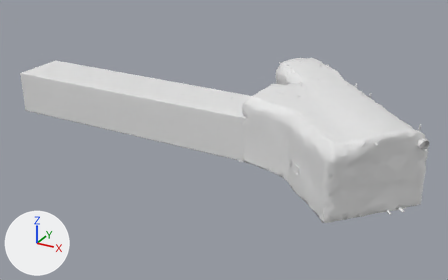
Two versions of the FBX model Assets/_Models/Environment/Refuge Chamber/Refuge Chamber.fbx, one commit apart.
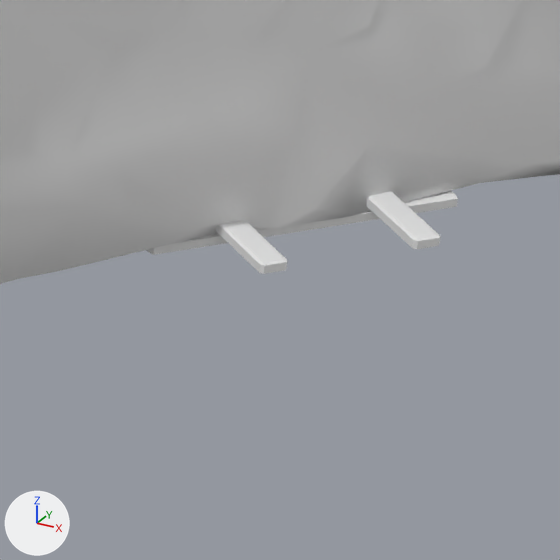
There are two pictures of each version: one whole from a 50 mm lens placed at (19.9, -29.7, 14.8), pointed at (3.7, -0.1, 0.0), one close up on the part from 82% to 93% of the width and 68% to 85% of the height. The lights are fixed; the arrows at lower left show +X, +Y and +Z. Where no turn or scale is listed for an object, it has been applied to the vertices.

Script lines for the objects in view, before the commit:
```python
me_cube_001 = bpy.data.meshes.new('Cube.001')
me_cube_001.from_pydata(...)  # 480 vertices, 504 faces; spans x 5.05..15.15, y -4.06..6.03, z 0.01..0.13
me_cube_001.materials.append(mat_tracks)  # white #e7e7e7
me_plane_002 = bpy.data.meshes.new('Plane.002')
me_plane_002.from_pydata(...)  # 1888 vertices, 3352 faces; spans x 4.85..15.65, y -6.27..6.81, z -0.06..3.98
me_plane_002.materials.append(mat_outside)  # white #e7e7e7
ob_outside = bpy.data.objects.new('Outside', me_plane_002)
ob_outside.location = (0.0, 0.0, 0.0)
ob_tracks = bpy.data.objects.new('Tracks', me_cube_001)
ob_tracks.location = (0.0, 0.0, 0.0)
```
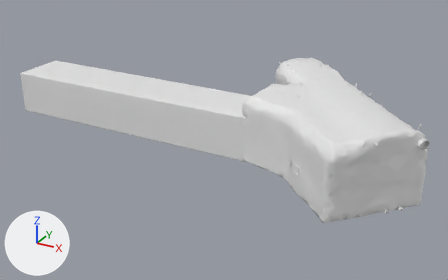
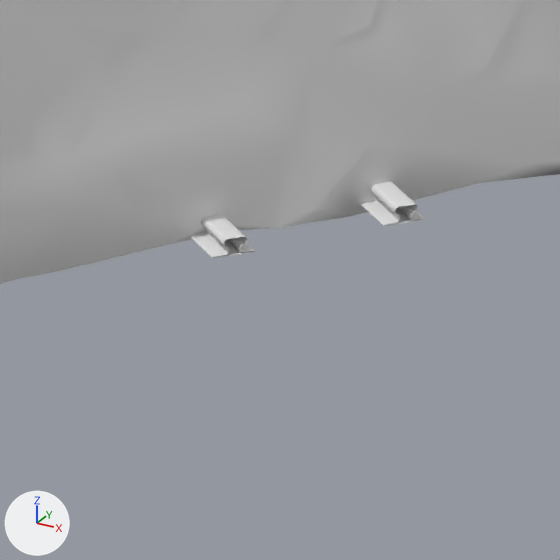
What changed in the scene script:
```text
Change me_cube_001:
    used by ob_tracks; location = (0.0, 0.0, 0.0)
    remove me_cube_001.from_pydata(...)  # 480 vertices, 504 faces; spans x 5.05..15.15, y -4.06..6.03, z 0.01..0.13
    remove me_cube_001.materials.append(mat_tracks)  # white #e7e7e7
    add me_cube_001.from_pydata(...)  # 12072 vertices, 10787 faces; spans x -0.62..0.72, y 0.2..13.23, z -0.08..0.08
    me_cube_001 part 1: 12072 vertices added at x -0.62..0.72, y 0.2..13.23, z -0.08..0.08
    me_cube_001 part 2: 480 vertices removed from x 5.05..15.15, y -4.06..6.03, z 0.01..0.13
    me_cube_001 part 3: the surface is now shaded smooth
Change ob_tracks:
    ob_tracks.location: (0.0, 0.0, 0.0) -> (14.884, -3.847, 0.089)
    ob_tracks.rotation_euler: (0.0, 0.0, 0.0) -> (0.0, 0.0, 0.785)  # degrees (0, 0, 0) -> degrees (0, 0, 45)
```

What differs and where, as boxes (x1, y1, x2, y2) in the close-ups (560 x 560 px):
'Tracks', reshaped, moved, turned: before (146, 191, 458, 274); after (190, 181, 426, 258)
part 1 of me_cube_001, added: after (190, 181, 426, 258)
part 2 of me_cube_001, deleted: before (146, 191, 458, 274)
